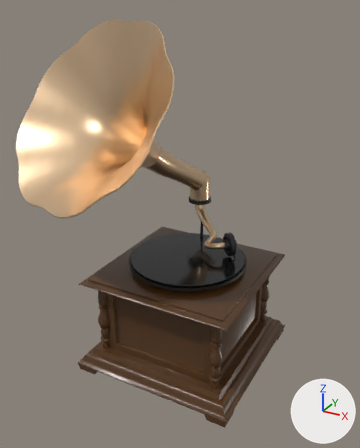
A saved change to the FBX model Assets/Models/gramophone.fbx.
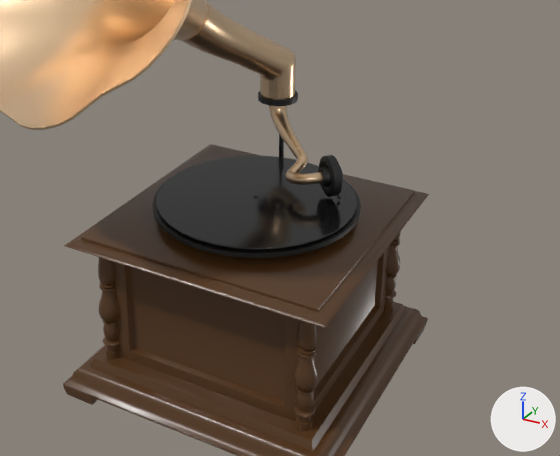
Each version is shown whole from a 50 mm camera at (0.553, -1.047, 0.758) aimed at (0.009, -0.06, 0.264), then close up on the part from 12% to 100% of the width and 32% to 90% of the height. The lights are fixed; the arrows at lower right show +X, +Y and +Z. Where no turn or scale is listed for an object, it has been applied to the vertices.

Before the edit, the objects in view are built like this:
```python
mat_silver = principled_material('silver')
mat_silver.base_color = (0.0627, 0.0627, 0.0627)  # dark grey #474747
mat_silver.metallic = 1.0
me_cylinder_003 = bpy.data.meshes.new('Cylinder.003')
me_cylinder_003.from_pydata(...)  # 256 vertices, 256 faces; spans x -0.15..0.15, y -0.15..0.15, z 0.001..0.004
me_cylinder_003.materials.append(mat_record)  # black #1f1f1f
me_cylinder_004 = bpy.data.meshes.new('Cylinder.004')
me_cylinder_004.from_pydata(...)  # 481 vertices, 443 faces; spans x -0.0222..0.0302, y -0.0212..0.0296, z -0.0393..0.0307
me_cylinder_004.materials.append(mat_silver)  # dark grey #474747
me_cylinder_009 = bpy.data.meshes.new('Cylinder.009')
me_cylinder_009.from_pydata(...)  # 224 vertices, 193 faces; spans x -0.157..0.157, y -0.157..0.157, z 0.0..0.029
me_cylinder_009.materials.append(mat_silver)  # dark grey #474747
me_cylinder_010 = bpy.data.meshes.new('Cylinder.010')
me_cylinder_010.from_pydata(...)  # 96 vertices, 66 faces; spans x -0.0325..0.0325, y -0.0325..0.0325, z -0.1291..0.005
me_cylinder_010.materials.append(mat_silver)  # dark grey #474747
ob_horn_mount = bpy.data.objects.new('horn mount', me_cylinder_010)
ob_horn_mount.location = (-0.044, 0.156, 0.247)
ob_record = bpy.data.objects.new('record', me_cylinder_003)
ob_record.location = (0.0, 0.0, 0.14)
ob_record_platform = bpy.data.objects.new('record platform', me_cylinder_009)
ob_record_platform.location = (0.0, 0.0, 0.117)
ob_sound_box = bpy.data.objects.new('sound box', me_cylinder_004)
ob_sound_box.location = (0.093, 0.048, 0.181)
# also in view: 'horn' at (-0.164, -0.152, 0.536); 'horn base' at (-0.082, 0.082, 0.342); 'wooden base' at (0.0, 0.0, -0.019); 'tone arm' at (0.017, 0.094, 0.206)
```
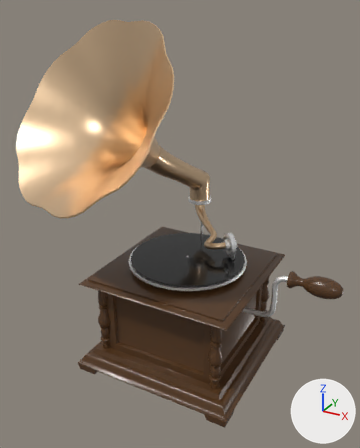
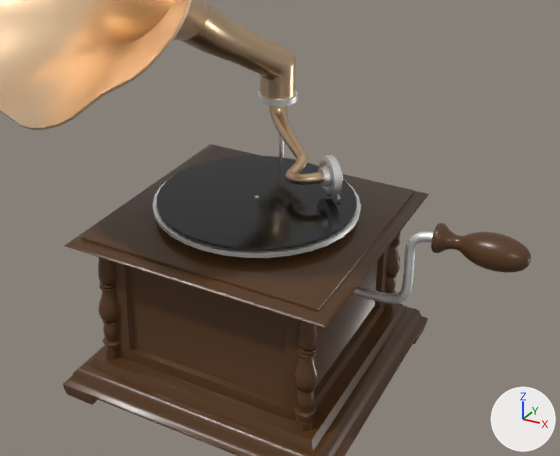
Commit message: Add gramophone handle and tilt record

Location of each change, [x1, y1, x2, y2] in pixels of the close-ups (560 x 456 px):
'crank handle', added (brown): after [431, 223, 531, 273]
'record platform', recoloured: [152, 178, 361, 258] in both
'crank', added: after [352, 231, 434, 304]
'sound box', recoloured: [318, 155, 343, 201] in both
'horn mount', recoloured: [258, 91, 298, 158] in both

The change in detail:
Material 'silver' (mat_silver) changes colour from dark grey #474747 to white #ffffff; in linear values from (0.0627, 0.0627, 0.0627) to (1.0, 1.0, 1.0).
Mesh me_beziercurve_002 is new.
It has 300 vertices, 288 faces and spans x 0.0..0.1364, y -0.0071..0.0071, z -0.0071..0.1275.
It uses material mat_silver (white #ffffff).
Mesh me_cylinder_003_1 is new.
It has 640 vertices, 610 faces and spans x 0.0..0.1263, y -0.0249..0.0249, z -0.0249..0.0249.
It uses material mat_wooden_base (brown #56391e).
Object 'crank' (ob_crank) is new; it shows me_beziercurve_002.
Its location is (0.146, 0.0, 0.031).
Object 'crank handle' (ob_crank_handle) is new; it shows me_cylinder_003_1.
Its location is (0.278, 0.0, 0.152).
